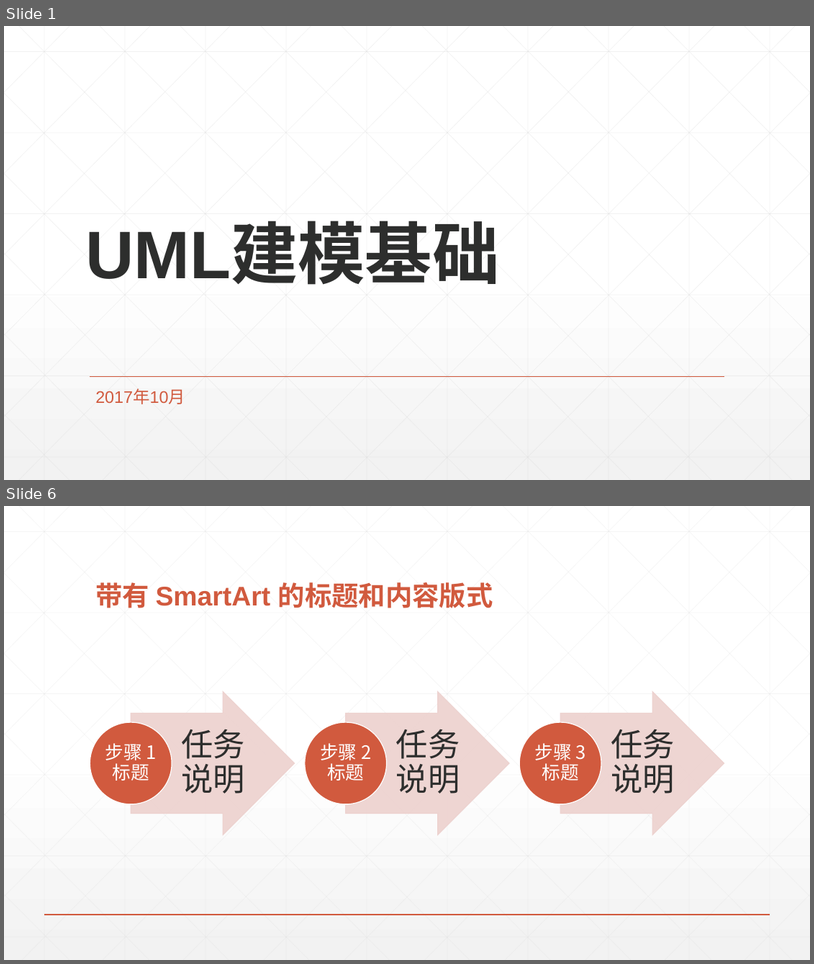
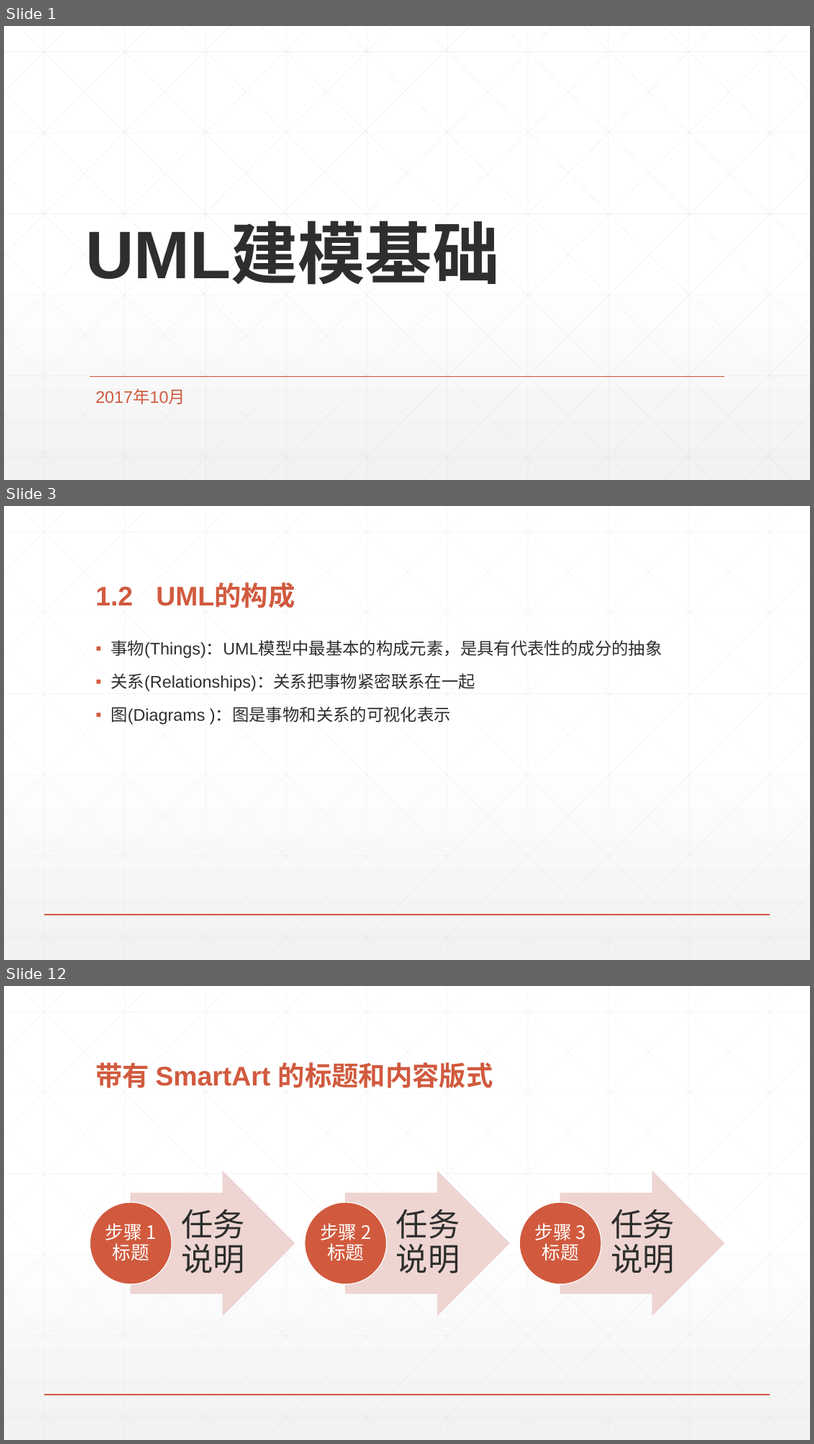
Before and after one commit to taony/Notes-UML, a slide deck: UML建模基础.pptx. Shown one above the other, each under a label of ours: slides 1 and 6 before the commit, slides 1, 3 and 12 after it; the slides between them are not shown. The pictures are 814x964 and 814x1444 pixels, drawn with LibreOffice and Linux fonts; fonts in the diff are those of the drawing. Boxes give left, top, right and bottom in pixels: in the first picture for what was removed or moved away, otherwise in the second. Text is boxed around its words. In the diff, an @@ line names an element or a change of style, - is before the commit and + after.

```diff
--- a/UML建模基础.pptx
+++ b/UML建模基础.pptx
@@ slide 3 added at box(4, 506, 810, 960), background gradient #FFFFFF to #F2F2F2; not listed: 47 template elements that a slide beside it also shows @@
@@ title added at box(95, 584, 295, 608), 32 pt, text #D15A3E, bold @@
+1.2 UML的构成
@@ text added at box(111, 640, 662, 724), 20 pt, text #2D2E2D @@
+▪ 事物(Things)：UML模型中最基本的构成元素，是具有代表性的成分的抽象
+▪ 关系(Relationships)：关系把事物紧密联系在一起
+▪ 图(Diagrams )：图是事物和关系的可视化表示
@@ what was slide 6 is now slide 12 @@
```
Also in this commit, not shown: 1 slide changed, 8 other slides added, 3 slides removed, 1 other file.
